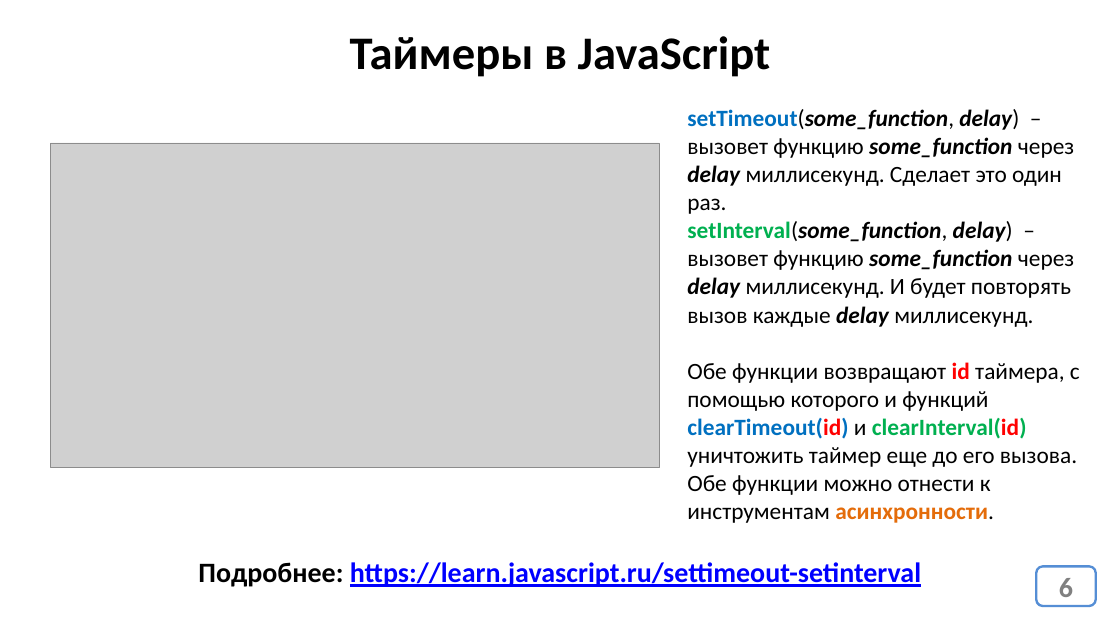
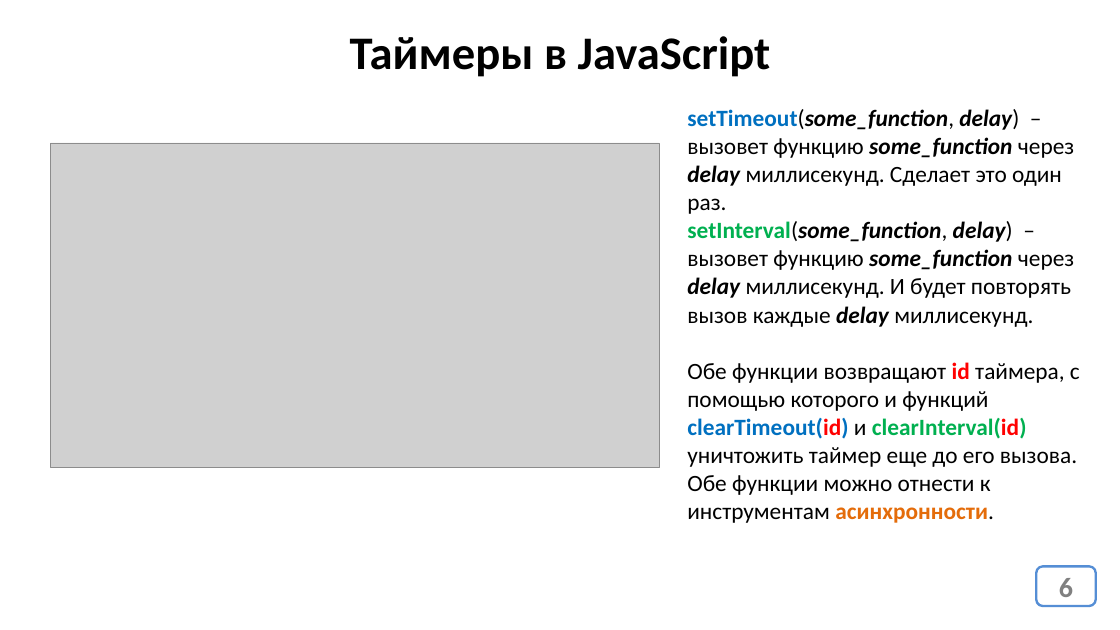
Before and after one commit to js-17-ort-dnipro/lesson03, a slide deck: slide 6 of lesson03.pptx. Drawn at 1120x630 pixels with LibreOffice and Linux fonts; fonts in the diff are those of the drawing; grey boxes stand for pictures. Boxes give left, top, right and bottom in pixels: in the first picture for what was removed or moved away, otherwise in the second. Text is boxed around its words. In the diff, an @@ line names an element or a change of style, - is before the commit and + after.

```diff
--- a/lesson03.pptx
+++ b/lesson03.pptx
@@ text removed at (198, 562, 921, 587) @@
-Подробнее: https://learn.javascript.ru/settimeout-setinterval
```
Also in this commit, not shown: 4 other slides changed, 1 other file.
